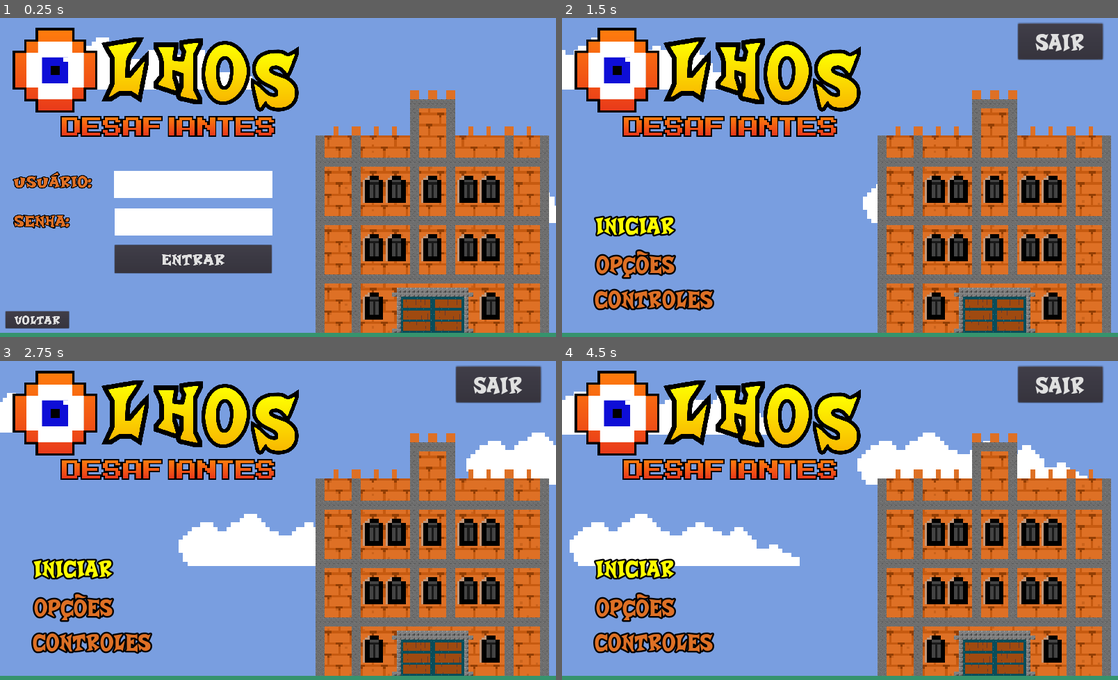
Above: before the commit, frames 1-4 (two rows, left to right).
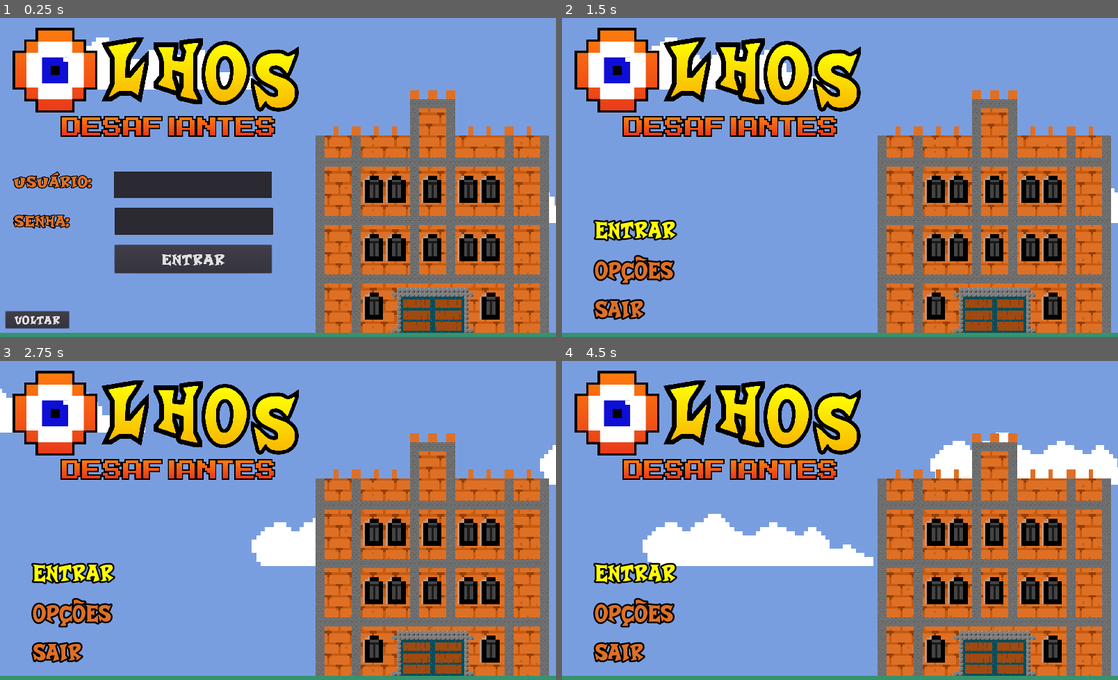
Above: after the commit, the same moments.

Repository: arthur-timoteo/defiant-eyes_game
Game: Godot game, scene res://telas/cena_entrar.tscn
Same seed, same stepped clock (60 frames per second), same inputs: the game is played once before the commit and once after it. This scene is started directly instead of the project's main scene. Sound files missing from this copy of the repository are replaced by a short silence.
Inputs (mouse positions are in pixels of both pictures, inside the frame that each line leads up to):
- Up to frame 1 (0.25 s): no input
- Up to frame 2 (1.5 s): click "ENTRAR" at 0.5 s; click (600, 321) at 1.25 s, where only the run after the commit has a clickable "VOLTAR"
- Up to frame 3 (2.75 s): hold Right (ui_right) from 2.03 s (still down); tap Up (ui_up) at 2.27 s
- Up to frame 4 (4.5 s): tap Up (ui_up) at 3.02 s; release Right (ui_right) at 3.53 s; hold Left (ui_left) 3.53-4.28 s; hold Right (ui_right) from 4.28 s (still down)

The runs differ from the first frame. In frame 1, 4.9% of the frame differs, in the area x 20-50%, y 47-69%; in frame 2, 6.3%; in frame 3, 8.8%; in frame 4, 12%, in the area x 0-100%, y 1-95%.
Error after the commit: Invalid call. Nonexistent function 'size' in base 'Nil'. (res://telas/script_cena_entrar.gd:15)

Commit message:
Login screen configured

Diff:
--- a/scripts/script_global.gd
+++ b/scripts/script_global.gd
@@ -6,16 +6,23 @@
 func _ready():
 	get_tree().set_screen_stretch(SceneTree.STRETCH_MODE_2D, SceneTree.STRETCH_ASPECT_EXPAND, minimumSize, 1)
 
+#Opções
 var musicaVolume = -5
 var sonsVolume = -5
-
+var DificuldadeJogo = 1
 var telaOrigemAteOpcoes = ""
 
+#Controle Fase
 var faseAtual = 1
-
 var QuantidadeSpinner = 0
 var QuantidadeVida = 0
 var QuantidadePontos = 0
 var TempoDaFase = 120
 var PersonagemMorreu = false
-var DificuldadeJogo = 1
+
+#Back-end
+var BdURL = "http://olhosdesafiantes.eu5.org"
+
+#Jogador
+var IdJogador = 0
+var NomeJogador = ""
--- a/telas/cena_entrar.tscn
+++ b/telas/cena_entrar.tscn
@@ -1,9 +1,10 @@
-[gd_scene load_steps=9 format=2]
+[gd_scene load_steps=14 format=2]
 
 [ext_resource path="res://ativos/crash-a-like.ttf" type="DynamicFontData" id=1]
 [ext_resource path="res://componentes/cena_fundo_telas.tscn" type="PackedScene" id=2]
 [ext_resource path="res://telas/script_cena_entrar.gd" type="Script" id=3]
 [ext_resource path="res://ativos/imagens/logo_jogo.png" type="Texture" id=4]
+[ext_resource path="res://ativos/RobotoCondensed-Bold.ttf" type="DynamicFontData" id=5]
 
 [sub_resource type="DynamicFont" id=1]
 size = 80
@@ -25,8 +26,54 @@
 size = 60
 font_data = ExtResource( 1 )
 
+[sub_resource type="DynamicFont" id=5]
+size = 40
+font_data = ExtResource( 5 )
+
+[sub_resource type="DynamicFont" id=6]
+size = 40
+font_data = ExtResource( 5 )
+
+[sub_resource type="DynamicFont" id=7]
+size = 42
+outline_size = 2
+outline_color = Color( 0, 0, 0, 1 )
+font_data = ExtResource( 5 )
+
+[sub_resource type="DynamicFont" id=8]
+size = 29
+outline_size = 2
+outline_color = Color( 0, 0, 0, 1 )
+font_data = ExtResource( 5 )
+
 [node name="Node2D" type="Node2D"]
 script = ExtResource( 3 )
+
+[node name="CanvasLayer" type="CanvasLayer" parent="."]
+
+[node name="Control" type="Control" parent="CanvasLayer"]
+anchor_left = 0.5
+anchor_top = 0.5
+anchor_right = 0.5
+anchor_bottom = 0.5
+margin_left = 86.9634
+margin_top = -102.258
+margin_right = 437.963
+margin_bottom = 236.742
+__meta__ = {
+"_edit_use_anchors_": false
+}
+
+[node name="AcceptDialog" type="AcceptDialog" parent="CanvasLayer/Control"]
+margin_left = 414.364
+margin_top = 264.458
+margin_right = 517.364
+margin_bottom = 322.458
+rect_scale = Vector2( 2, 2 )
+window_title = "ALERTA !"
+__meta__ = {
+"_edit_use_anchors_": false
+}
 
 [node name="CenaFundo" parent="." instance=ExtResource( 2 )]
 
@@ -37,7 +84,6 @@
 [node name="Sprite" type="Sprite" parent="Node2D"]
 position = Vector2( 476.437, 252.29 )
 scale = Vector2( 0.65713, 0.758227 )
-z_index = 1
 texture = ExtResource( 4 )
 
 [node name="Usuario" type="RichTextLabel" parent="Node2D"]
@@ -66,26 +112,6 @@
 "_edit_use_anchors_": false
 }
 
-[node name="ColorRect" type="ColorRect" parent="Node2D"]
-margin_left = 349.576
-margin_top = 565.56
-margin_right = 835.576
-margin_bottom = 662.56
-__meta__ = {
-"_edit_group_": true,
-"_edit_use_anchors_": false
-}
-
-[node name="ColorRect2" type="ColorRect" parent="Node2D"]
-margin_left = 351.446
-margin_top = 698.422
-margin_right = 837.446
-margin_bottom = 795.422
-__meta__ = {
-"_edit_group_": true,
-"_edit_use_anchors_": false
-}
-
 [node name="Entrar" type="Button" parent="Node2D"]
 margin_left = 351.705
 margin_top = 828.243
@@ -108,5 +134,62 @@
 __meta__ = {
 "_edit_use_anchors_": false
 }
+
+[node name="HTTPRequest" type="HTTPRequest" parent="Node2D"]
+
+[node name="HTTPRequest2" type="HTTPRequest" parent="Node2D"]
+
+[node name="LiEdEmail" type="LineEdit" parent="Node2D"]
+margin_left = 350.0
+margin_top = 568.0
+margin_right = 835.0
+margin_bottom = 663.0
+custom_fonts/font = SubResource( 5 )
+__meta__ = {
+"_edit_use_anchors_": false
+}
+
+[node name="LiEdSenha" type="LineEdit" parent="Node2D"]
+margin_left = 352.5
+margin_top = 696.846
+margin_right = 837.5
+margin_bottom = 791.846
+custom_fonts/font = SubResource( 6 )
+secret = true
+__meta__ = {
+"_edit_use_anchors_": false
+}
+
+[node name="RichTextLabel" type="RichTextLabel" parent="Node2D"]
+visible = false
+modulate = Color( 0.87451, 0.443137, 0.14902, 1 )
+margin_left = 394.474
+margin_top = 953.0
+margin_right = 784.474
+margin_bottom = 1013.0
+custom_fonts/normal_font = SubResource( 7 )
+text = "CADASRE-SE NO SITE:"
+scroll_active = false
+__meta__ = {
+"_edit_use_anchors_": false
+}
+
+[node name="RichTextLabel2" type="RichTextLabel" parent="Node2D"]
+visible = false
+margin_left = 396.0
+margin_top = 1018.0
+margin_right = 786.0
+margin_bottom = 1059.0
+focus_mode = 2
+custom_fonts/normal_font = SubResource( 8 )
+text = "http://olhosdesafiantes.eu5.org/"
+scroll_active = false
+selection_enabled = true
+override_selected_font_color = true
+__meta__ = {
+"_edit_use_anchors_": false
+}
 [connection signal="pressed" from="Node2D/Entrar" to="." method="botao_entrar"]
 [connection signal="pressed" from="Node2D/Voltar" to="." method="botao_voltar_para_tela_inicial"]
+[connection signal="request_completed" from="Node2D/HTTPRequest" to="." method="_on_HTTPRequest_request_completed"]
+[connection signal="request_completed" from="Node2D/HTTPRequest2" to="." method="_on_HTTPRequest2_request_completed"]
--- a/telas/script_cena_entrar.gd
+++ b/telas/script_cena_entrar.gd
@@ -1,7 +1,38 @@
 extends Node2D
-
-func botao_entrar():
-	get_tree().change_scene("res://telas/cena_autenticado.tscn")
 
 func botao_voltar_para_tela_inicial():
 	get_tree().change_scene("res://telas/cena_inicial.tscn")
+
+func botao_entrar():
+	var url_requisicao = ScriptGlobal.BdURL + "/servico/verificar_se_cadastrado.php"
+	var dados_envio = "email="+$Node2D/LiEdEmail.text
+	var cabecalho   = ["Content-Type: application/x-www-form-urlencoded"]
+	$Node2D/HTTPRequest.request(url_requisicao, cabecalho, false,HTTPClient.METHOD_POST, dados_envio)
+
+
+func _on_HTTPRequest_request_completed(result, response_code, headers, body):
+	var json = JSON.parse(body.get_string_from_utf8())
+	if (json.result.size()>0):
+		var url_requisicao = ScriptGlobal.BdURL + "/servico/entrar.php"
+		var dados_envio = "email="+$Node2D/LiEdEmail.text+"&senha="+$Node2D/LiEdSenha.text
+		var cabecalho   = ["Content-Type: application/x-www-form-urlencoded"]
+		$Node2D/HTTPRequest2.request(url_requisicao, cabecalho, false,HTTPClient.METHOD_POST, dados_envio)
+	else:
+		$CanvasLayer/Control/AcceptDialog.dialog_text = "Email não cadastrado!";
+		$CanvasLayer/Control/AcceptDialog.show();
+
+		$Node2D/RichTextLabel.visible = true
+		$Node2D/RichTextLabel2.visible = true
+
+
+func _on_HTTPRequest2_request_completed(result, response_code, headers, body):
+	var json = JSON.parse(body.get_string_from_utf8())
+	if (json.result.size()>0):
+		ScriptGlobal.IdJogador = json.result["id"]
+		ScriptGlobal.NomeJogador = json.result["nome"]
+		var status =  json.result["status"]
+
+		get_tree().change_scene("res://telas/cena_autenticado.tscn")
+	else:
+		$CanvasLayer/Control/AcceptDialog.dialog_text = "Email ou Senha inválidos!";
+		$CanvasLayer/Control/AcceptDialog.show();
